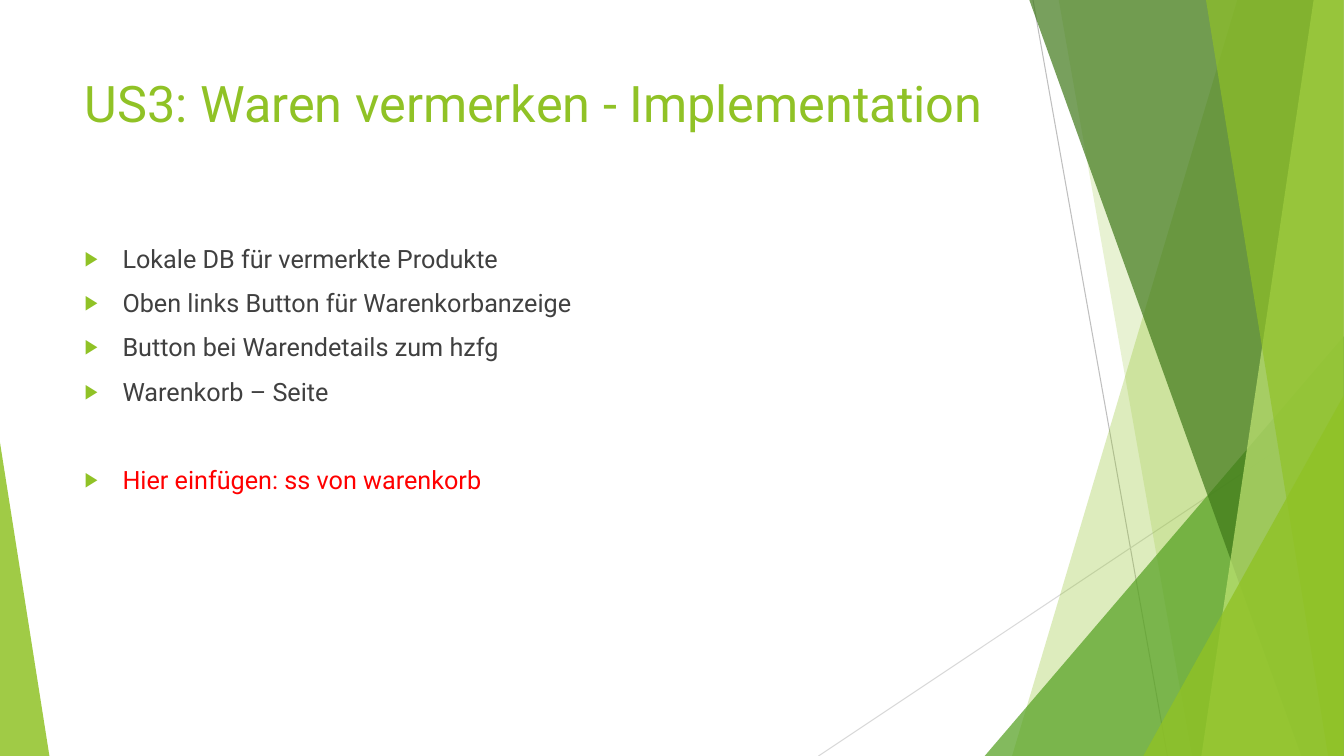
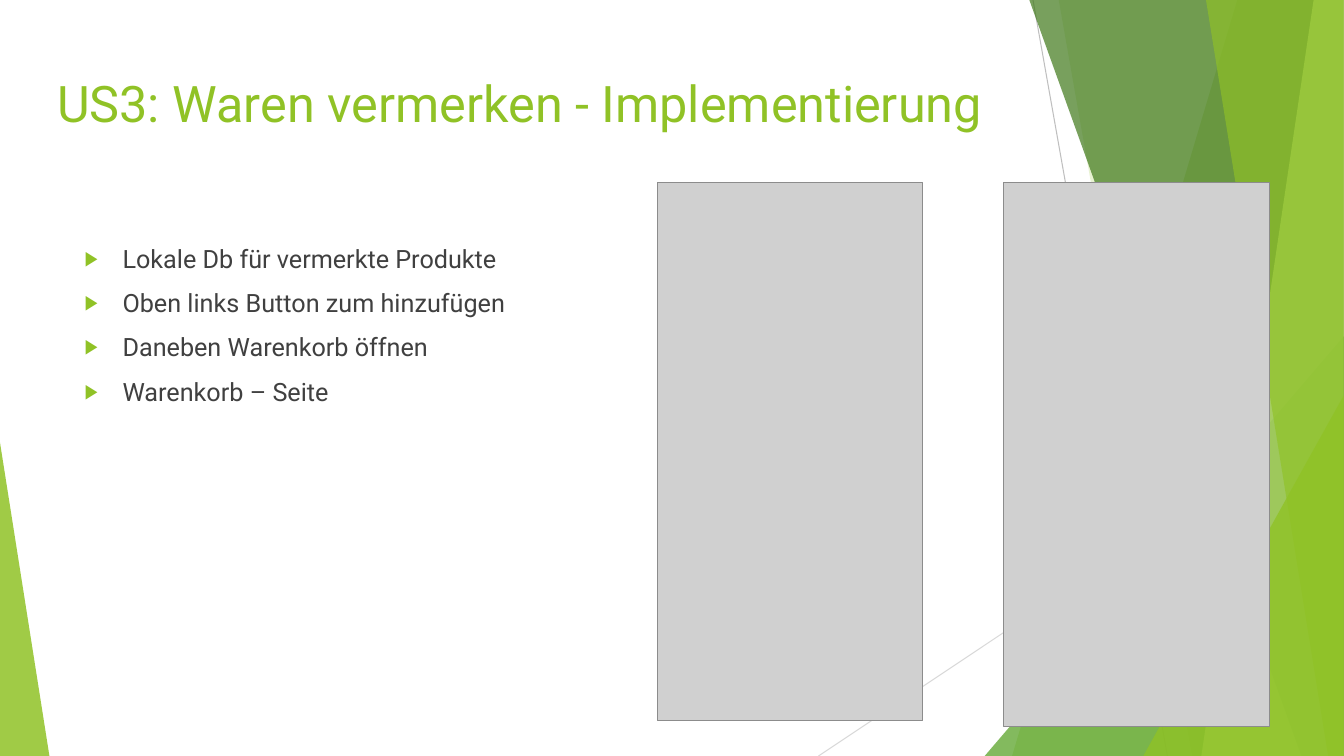
Before and after one commit to Grisdoff/Planet.Shop, a slide deck: slide 12 of Organisatorisches/Presentations/Presentation_WS.pptx (slide 11 before the commit). Drawn at 1344x756 pixels with LibreOffice and Linux fonts; fonts in the diff are those of the drawing; grey boxes stand for pictures. Boxes give left, top, right and bottom in pixels: in the first picture for what was removed or moved away, otherwise in the second. Text is boxed around its words. In the diff, an @@ line names an element or a change of style, - is before the commit and + after.

Commit message:
Presentation_WS

```diff
--- a/Organisatorisches/Presentations/Presentation_WS.pptx
+++ b/Organisatorisches/Presentations/Presentation_WS.pptx
@@ title at (x1=57, y1=84, x2=982, y2=133): text changed @@
-US3: Waren vermerken - Implementation
+US3: Waren vermerken - Implementierung
@@ picture added at (x1=657, y1=182, x2=924, y2=721) @@
@@ picture added at (x1=1004, y1=182, x2=1270, y2=727) @@
@@ text at (x1=123, y1=249, x2=505, y2=357): text changed @@
-▶ Lokale DB für vermerkte Produkte
-▶ Oben links Button für Warenkorbanzeige
-▶ Button bei Warendetails zum hzfg
+▶ Lokale Db für vermerkte Produkte
+▶ Oben links Button zum hinzufügen
+▶ Daneben Warenkorb öffnen
@@ text at (x1=123, y1=470, x2=481, y2=495): paragraph removed @@
-▶ Hier einfügen: ss von warenkorb
```
Also in this commit, not shown: 7 other slides changed, 3 slides added, 1 slide removed.
